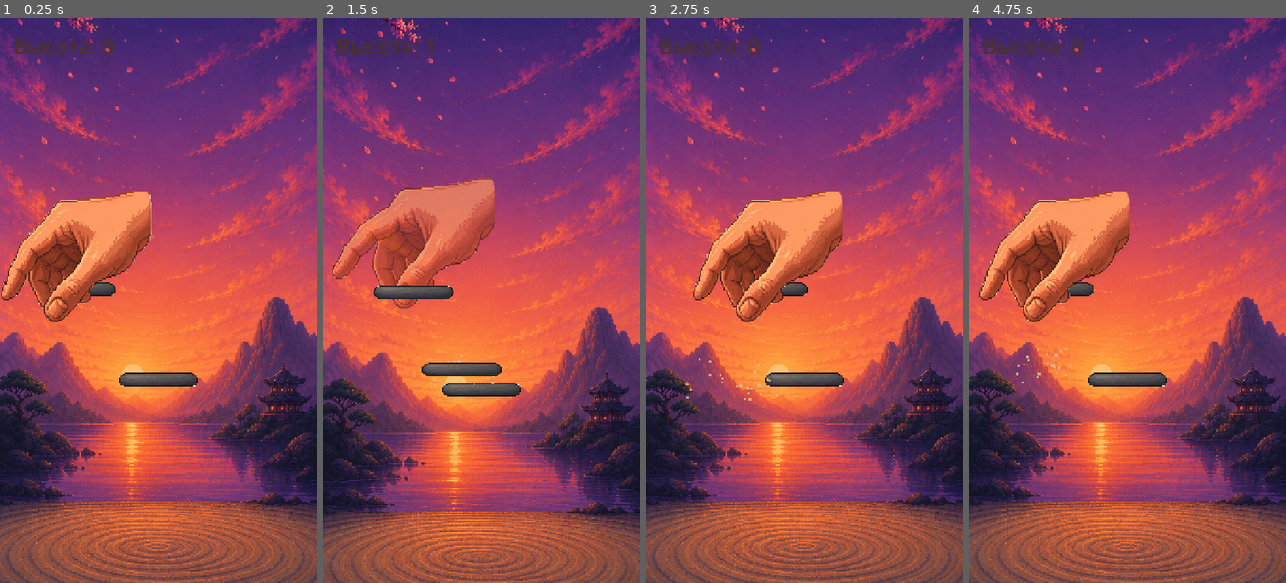
Above: before the commit, frames 1-4 (left to right).
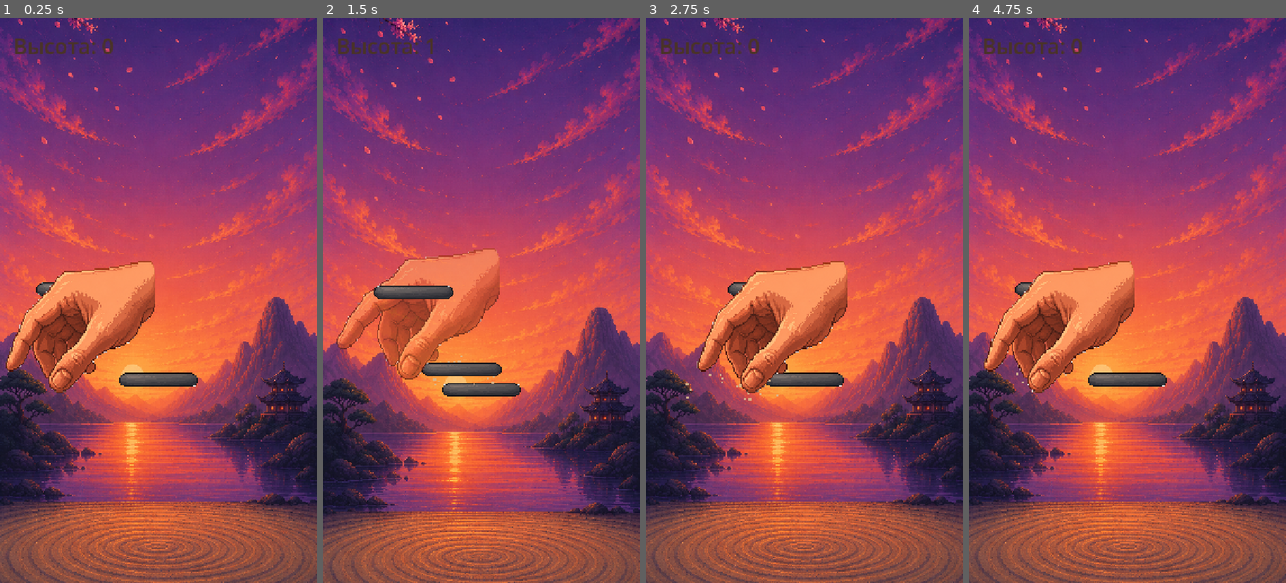
Above: after the commit, the same moments.

Repository: Babaika8/balance-tower
Game: Godot game, scene res://main.tscn
The game is run twice, just before and just after one commit, with the same random seed, the same clock (stepped at 60 frames per second) and the same inputs.
Inputs (mouse positions are in pixels of both pictures, inside the frame that each line leads up to):
- Up to frame 1 (0.25 s): no input
- Up to frame 2 (1.5 s): tap Enter at 0.5 s; move the mouse to (551, 272) at 0.52 s; click (551, 272) at 0.67 s; tap Space at 0.77 s; move the mouse to (418, 328) at 1.27 s; click (418, 328) at 1.42 s
- Up to frame 3 (2.75 s): tap Space at 1.52 s; move the mouse to (836, 176) at 2.02 s; click (836, 176) at 2.17 s
- Up to frame 4 (4.75 s): move the mouse to (1111, 413) at 2.77 s; click (1111, 413) at 2.92 s; tap Space at 3.02, 3.77, 4.52 s; move the mouse to (1222, 385) at 3.52 s; click (1222, 385) at 3.67 s; move the mouse to (1032, 215) at 4.27 s; click (1032, 215) at 4.42 s

The runs differ from the first frame. In frame 1, 11% of the frame differs, in the area x 0-49%, y 30-67%; in frame 2, 10%; in frame 3, 11%; in frame 4, 11%.

Commit message:
Align hand grip to stone; screenshot debug helper
Co-Authored-By: Claude Opus 4.8 <noreply@anthropic.com>

Diff:
--- a/game.gd
+++ b/game.gd
@@ -52,6 +52,17 @@
 		_auto_shot()
 
 func _auto_shot() -> void:
+	if OS.get_environment("BT_SHOT") == "hold":
+		# Снимок без бросков: видно, как рука держит камень. Останавливаем носитель.
+		await get_tree().process_frame
+		carrier_dir = 0.0
+		if carrier:
+			carrier.position.x = base_x
+		await get_tree().create_timer(0.5).timeout
+		var im0 := get_viewport().get_texture().get_image()
+		im0.save_png("/tmp/bt_shot.png")
+		get_tree().quit()
+		return
 	await get_tree().create_timer(0.5).timeout
 	for i in range(5):
 		var tries := 0
@@ -473,8 +484,9 @@
 	if hand_tex:
 		var sp := _sprite_scaled_to_width(hand_tex, size.x * 1.9)
 		var hand_h := hand_tex.get_height() * sp.scale.y
-		# Кисть держит камень: опускаем так, чтобы пальцы были у верха камня.
-		sp.position = Vector2(0, -size.y / 2.0 - hand_h / 2.0 + 90.0)
+		# Точка хвата (между пальцами и большим) смещена от центра картинки —
+		# сдвигаем спрайт так, чтобы хват пришёлся ровно на камень.
+		sp.position = Vector2(10.0, -size.y / 2.0 - hand_h / 2.0 + 250.0)
 		parent.add_child(sp)
 		parent.set_meta("hand_node", sp)
 		return
Not shown, changed: build/web/index.html
Not shown, changed: build/web/index.pck
